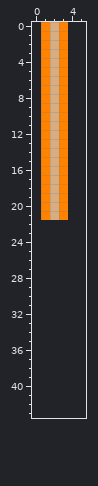
One commit to this pixel-art file: Aseprite Editables/proyectil_naranja.aseprite. Above is the file before it was changed.
3x22 pixels, 1 frame. The old version is drawn lined up with the new one, on the new canvas.
New version:
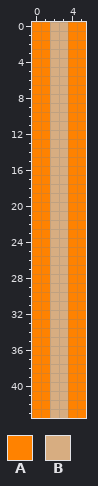
Palette (. is transparent): A #ff8200  B #d7ad81
Changes in this commit:
canvas 3x22 -> 6x44, the old top-left corner now at 1,0
y 0..21: x 0 . -> A; x 3..5 A.. -> BAA
y 22..43: x 0..5 ...... -> AABBAA
Pixel boxes of the changes (left, top, right, bottom) in both pictures:
changed: (32, 22, 86, 418)
